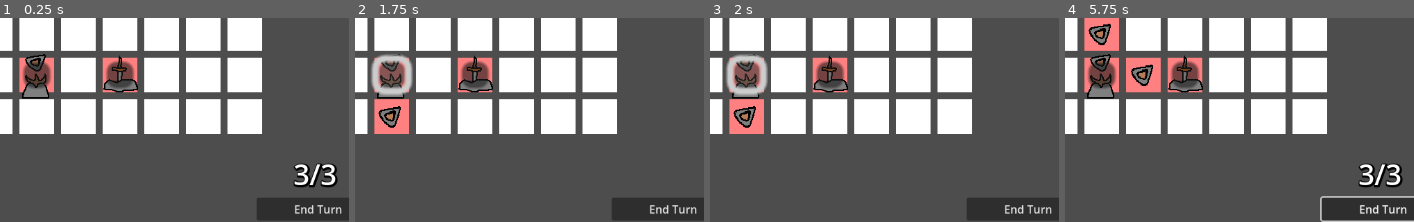
Above: before the commit, frames 1-4 (left to right).
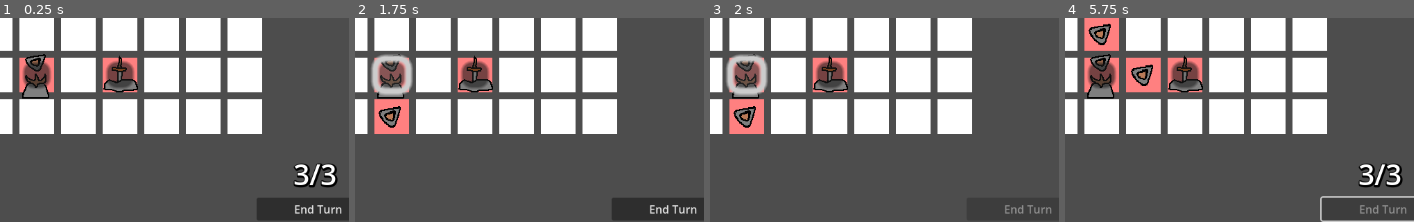
Above: after the commit, the same moments.

Repository: JavipopotterUniversityVersion/The-Merge
Game: Godot game, scene res://Scenes/GameScene.tscn
Same seed, same stepped clock (60 frames per second), same inputs: the game is played once before the commit and once after it.
Inputs (mouse positions are % of the whole screen's width and height, from its top left):
- Up to frame 1 (0.25 s): no input
- Up to frame 2 (1.75 s): click "End Turn" at 0.5 s; click (50, 63) at 1.27 s
- Up to frame 3 (2 s): no input
- Up to frame 4 (5.75 s): click (50, 63) at 2.02 s; click "End Turn" at 2.75 s; click (50, 63) at 3.52 s; click "End Turn" at 4.25 s; tap Enter at 5 s; drag from (50, 73) to (59, 24) at 5.02 s
The pictures show only the part of the screen within x 44-94%, y 49-99%; the shares and areas given below are measured in that part.

Frames 1-2 are identical in both runs. In frame 3, 0.2% of the frame differs, in the area x 84-98%, y 91-97%; in frame 4, 0.2%.

Commit message:
cannot pass turn while in an animation

Diff:
--- a/Scripts/Data_Base.gd
+++ b/Scripts/Data_Base.gd
@@ -8,7 +8,7 @@
 			item.action = func(entity):
 				item.get_parent().queue_free()
 				var level = item._level
-				Tweens_Data.tweens["attack_right"].call({
+				TweensData.get_tween("attack_right").call({
 					"object" : item._player,
 					"duration" : 0.2,
 					"call_back" : func(): entity.get_damage(pow(2.5, level+1)),
@@ -32,7 +32,7 @@
 static var abilities = {
 	"attack" :
 		func(this:Health_Handler, other:Health_Handler):
-			Tweens_Data.tweens["attack_left"].call({
+			TweensData.get_tween("attack_left").call({
 				"object" : this,
 				"duration" : 0.2,
 				"call_back" : func(): other.get_damage(1)
--- a/Scripts/Entity/Entity_Brain.gd
+++ b/Scripts/Entity/Entity_Brain.gd
@@ -7,7 +7,6 @@
 
 func _ready():
 	_target = get_parent().get_node("../Player")
-	Data_Base.set_enemy_parameters(self, get_parent())
 
 func act():
 	await actions[_current_action].call(get_parent(), _target)
--- a/Scripts/Entity/Health_Handler.gd
+++ b/Scripts/Entity/Health_Handler.gd
@@ -52,10 +52,10 @@
 		die()
 	else:
 		var animation = "get_dmg_from_right" if is_allie else "get_dmg_from_left"
-		Tweens_Data.tweens[animation].call(self)
+		TweensData.get_tween(animation).call(self)
 
 func die():
-	Tweens_Data.tweens["die"].call(self)
+	TweensData.get_tween("die").call(self)
 	await get_tree().create_timer(2).timeout
 	if is_allie: ScenesManager.load_scene("MainMenu")
 	emit_signal("on_death")
--- a/Scripts/Managers/Combat_Manager.gd
+++ b/Scripts/Managers/Combat_Manager.gd
@@ -9,11 +9,15 @@
 var _max_actions:int = 3
 
 func _ready():
+	TweensData.on_animation_start.connect(func(): get_node("End_Turn_Button").disabled = true)
+	TweensData.on_animation_end.connect(func(): get_node("End_Turn_Button").disabled = false)
+
 	_playerData = get_node("Entities/Player")
 	_actions_label = get_node("Actions_Label")
 
 	for child in get_node("Entities").get_children():
 		if(child.is_allie == false):
+			Data_Base.set_enemy_parameters(child.get_node("Entity_Brain"), child)
 			_enemies_data.push_back(child)
 			child.on_death.connect(func():_enemies_data.erase(child))
 			child.on_death.connect(_on_enemy_death)
--- a/Scripts/Managers/Scenes_Manager.gd
+++ b/Scripts/Managers/Scenes_Manager.gd
@@ -3,7 +3,7 @@
 const SCENES_PATH = "res://Scenes/"
 
 func load_scene(scene_name):
-	get_tree().get_root().get_child(1).queue_free()
+	get_tree().get_root().get_child(2).queue_free()
 	var scene_path = SCENES_PATH + scene_name + ".tscn"
 	var new_scene = load(scene_path)
 	get_tree().get_root().add_child(new_scene.instantiate())
--- a/Scripts/Tweens_DataBase.gd
+++ b/Scripts/Tweens_DataBase.gd
@@ -1,12 +1,19 @@
-class_name Tweens_Data
 extends Node
 
-static var tweens = {
+signal on_animation_start
+signal on_animation_end
+
+func get_tween(tween_name):
+	emit_signal("on_animation_start")
+	return tweens[tween_name]
+
+var tweens = {
 	"go_to":
 		func(context):
 			var tween:Tween = context.object.create_tween()
 			await tween.tween_property(context.object, 'position', context.pos, context.duration)
-			context.call_back.call(),
+			context.call_back.call()
+			emit_signal("on_animation_end"),
 
 	"attack_left":
 		func(context):
@@ -16,7 +23,8 @@
 			tween.tween_property(context.object, 'position', init_pos - Vector2(100,0) , context.duration/4)
 			tween.tween_property(context.object, 'position', init_pos, context.duration/4)
 			await context.object.get_tree().create_timer(context.duration/1.5).timeout
-			context.call_back.call(),
+			context.call_back.call()
+			emit_signal("on_animation_end"),
 
 	"attack_right":
 		func(context):
@@ -26,26 +34,30 @@
 			tween.tween_property(context.object, 'position', init_pos + Vector2(100,0) , context.duration/4)
 			tween.tween_property(context.object, 'position', init_pos, context.duration/4)
 			await context.object.get_tree().create_timer(context.duration/1.5).timeout
-			context.call_back.call(),
+			context.call_back.call()
+			emit_signal("on_animation_end"),
 
 	"die":
 		func(context:Sprite2D):
 			var tween:Tween = context.create_tween()
 			var init_pos = context.position
 			tween.tween_property(context, 'rotation', 2 * PI, 0.2)
-			tween.tween_property(context, 'modulate', Color(1,0,0,0), 0.3),
+			tween.tween_property(context, 'modulate', Color(1,0,0,0), 0.3)
+			emit_signal("on_animation_end"),
 
 	"get_dmg_from_left":
 		func(context):
 			var tween:Tween = context.create_tween()
 			var init_pos = context.position
 			tween.tween_property(context, 'position', init_pos + Vector2(50,0), 0.1)
-			tween.tween_property(context, 'position', init_pos, 0.2),
+			tween.tween_property(context, 'position', init_pos, 0.2)
+			emit_signal("on_animation_end"),
 
 	"get_dmg_from_right":
 		func(context):
 			var tween:Tween = context.create_tween()
 			var init_pos = context.position
 			tween.tween_property(context, 'position', init_pos - Vector2(50,0), 0.1)
-			tween.tween_property(context, 'position', init_pos, 0.2),
+			tween.tween_property(context, 'position', init_pos, 0.2)
+			emit_signal("on_animation_end"),
 }
--- a/project.godot
+++ b/project.godot
@@ -18,6 +18,7 @@
 [autoload]
 
 ScenesManager="*res://Scripts/Managers/Scenes_Manager.gd"
+TweensData="*res://Scripts/Tweens_DataBase.gd"
 
 [input]
 
Not shown, added: Scenes/GamB541.tmp
